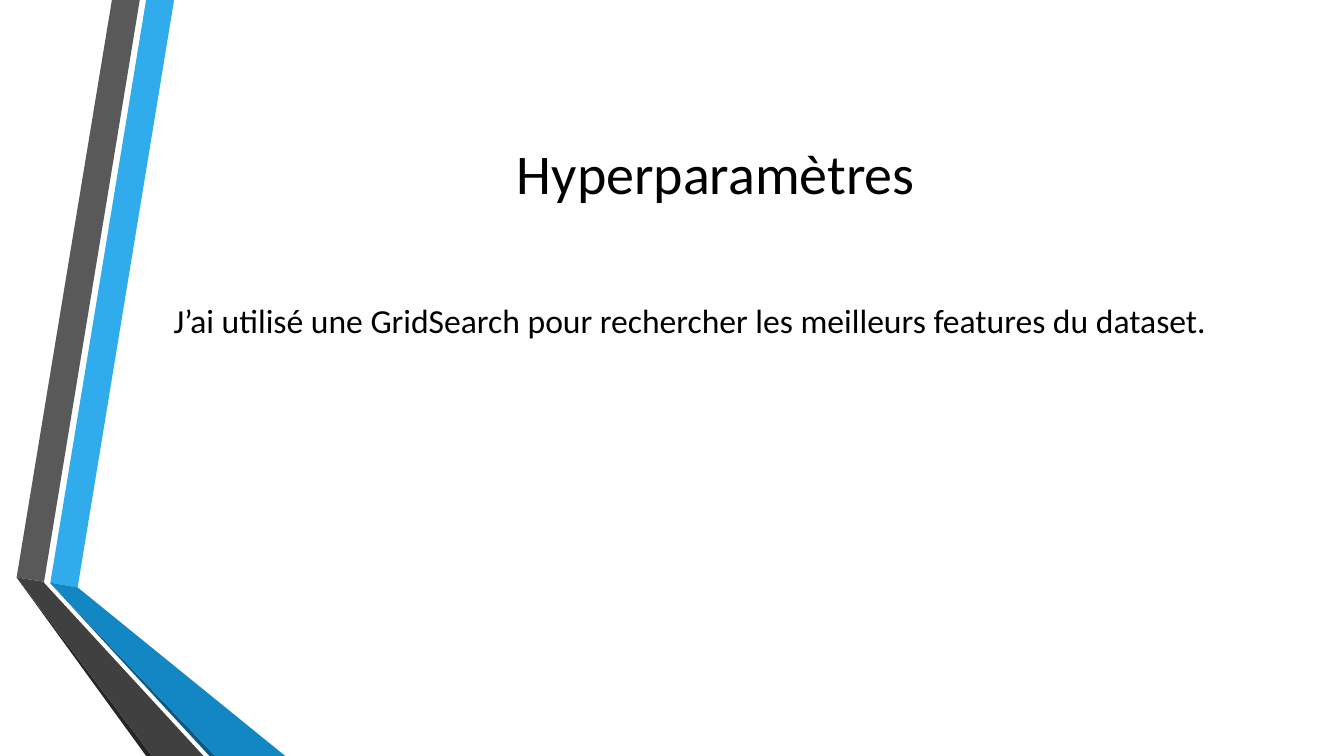
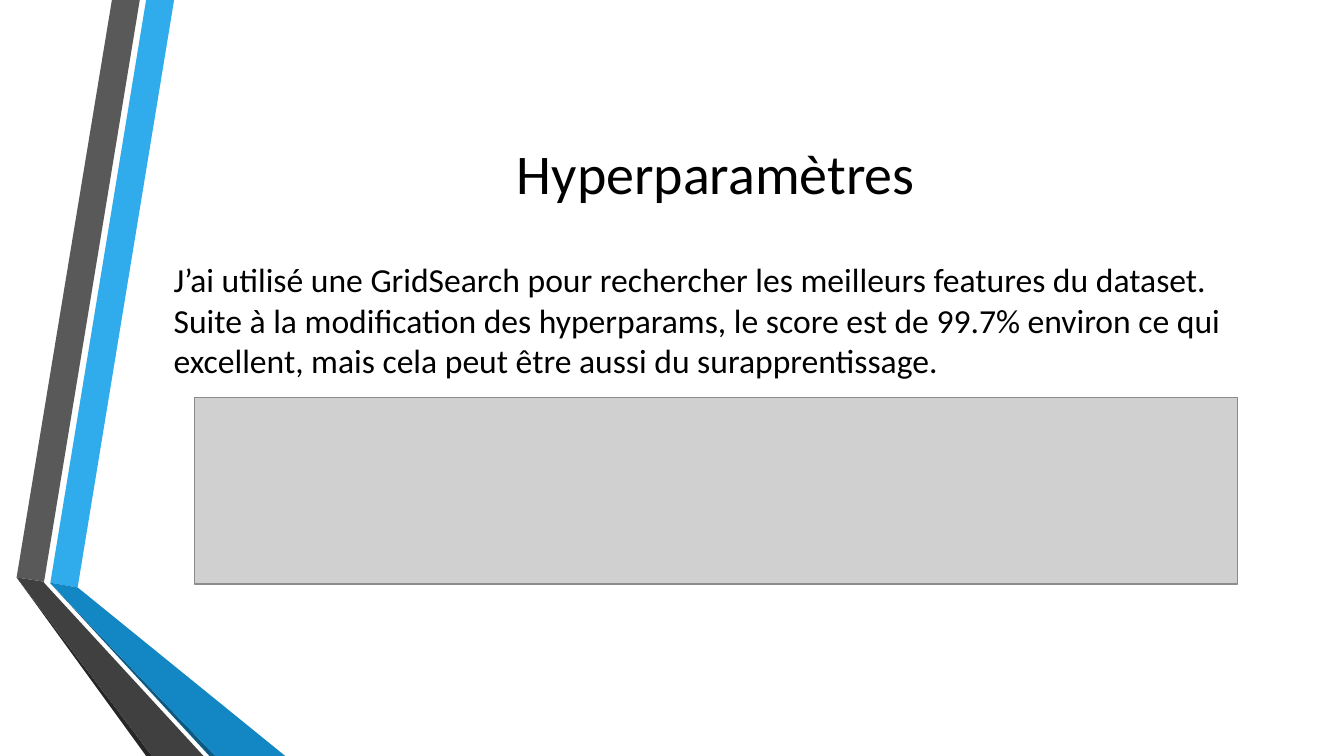
Before and after one commit to HenD-11/PythonForDataAnalysis, a slide deck: slide 13 of PPT_python4data.pptx. Drawn at 1344x756 pixels with LibreOffice and Linux fonts; fonts in the diff are those of the drawing; grey boxes stand for pictures; background and template pictures are left out. Boxes give left, top, right and bottom in pixels: in the first picture for what was removed or moved away, otherwise in the second. Text is boxed around its words. In the diff, an @@ line names an element or a change of style, - is before the commit and + after.

```diff
--- a/PPT_python4data.pptx
+++ b/PPT_python4data.pptx
@@ text at (x1=174, y1=268, x2=1220, y2=379): text changed @@
-J’ai utilisé une GridSearch pour rechercher les meilleurs features du dataset.
+J’ai utilisé une GridSearch pour rechercher les meilleurs features du dataset. Suite à la modification des hyperparams, le score est de 99.7% environ ce qui excellent, mais cela peut être aussi du surapprentissage.
@@ picture added at (x1=195, y1=398, x2=1238, y2=585) @@
```
Also in this commit, not shown: 15 other files.
